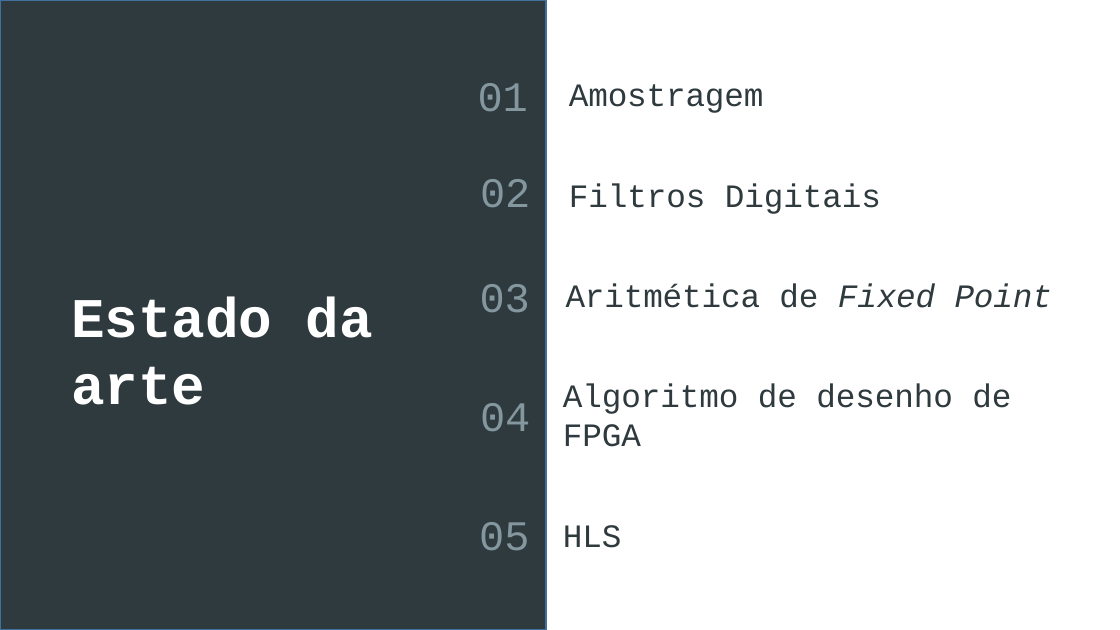
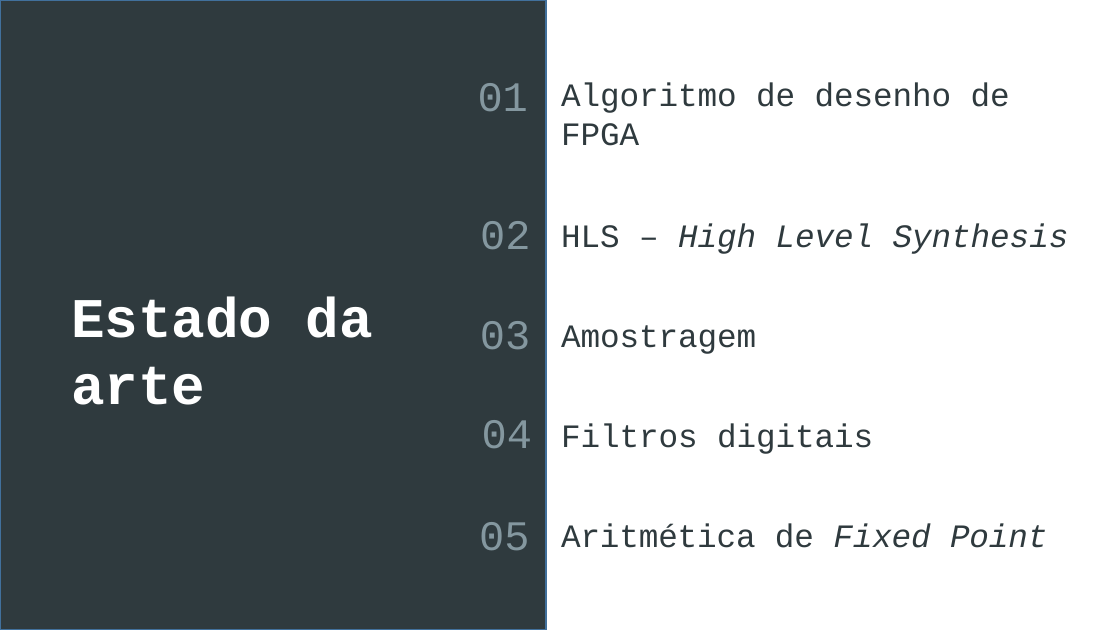
Before and after one commit to ESRGgroup9/oscilloscope_fpga, a slide deck: slide 8 of doc/presentations/first_presentation_20_4.pptx. Drawn at 1120x630 pixels with LibreOffice and Linux fonts; fonts in the diff are those of the drawing. Boxes give left, top, right and bottom in pixels: in the first picture for what was removed or moved away, otherwise in the second. Text is boxed around its words. In the diff, an @@ line names an element or a change of style, - is before the commit and + after.

```diff
--- a/doc/presentations/first_presentation_20_4.pptx
+++ b/doc/presentations/first_presentation_20_4.pptx
@@ text "Algoritmo de desenho de FPGA": place and size @@
-text "Algoritmo de desenho de FPGA" at [563, 383, 1011, 447]
+text "Algoritmo de desenho de FPGA" at [561, 82, 1010, 146]
@@ text "Algoritmo de desenho de FPGA" at [561, 82, 1010, 146]: line spacing 1 to 33.5pt @@
@@ text "02": place and size @@
-text "02" at [480, 179, 530, 207]
+text "02" at [480, 221, 530, 249]
@@ text added at [561, 223, 1069, 254], 28 pt, text #2F3A3E, italic @@
+HLS – High Level Synthesis
@@ text "03": place and size @@
-text "03" at [480, 284, 530, 312]
+text "03" at [480, 321, 530, 349]
@@ text removed at [566, 283, 1052, 308] @@
-Aritmética de Fixed Point
@@ text "Amostragem": place and size @@
-text "Amostragem" at [569, 84, 764, 113]
+text "Amostragem" at [561, 325, 756, 354]
@@ text "Amostragem" at [561, 325, 756, 354]: line spacing 33.5pt to 1 @@
@@ text "04": place and size @@
-text "04" at [480, 403, 530, 431]
+text "04" at [482, 420, 532, 448]
@@ text at [561, 423, 873, 454]: text changed @@
-Filtros Digitais
+Filtros digitais
@@ text at [561, 523, 1047, 548]: text changed @@
-HLS
+Aritmética de Fixed Point
```
Also in this commit, not shown: 14 other slides changed, 1 slide added, 2 other files.
